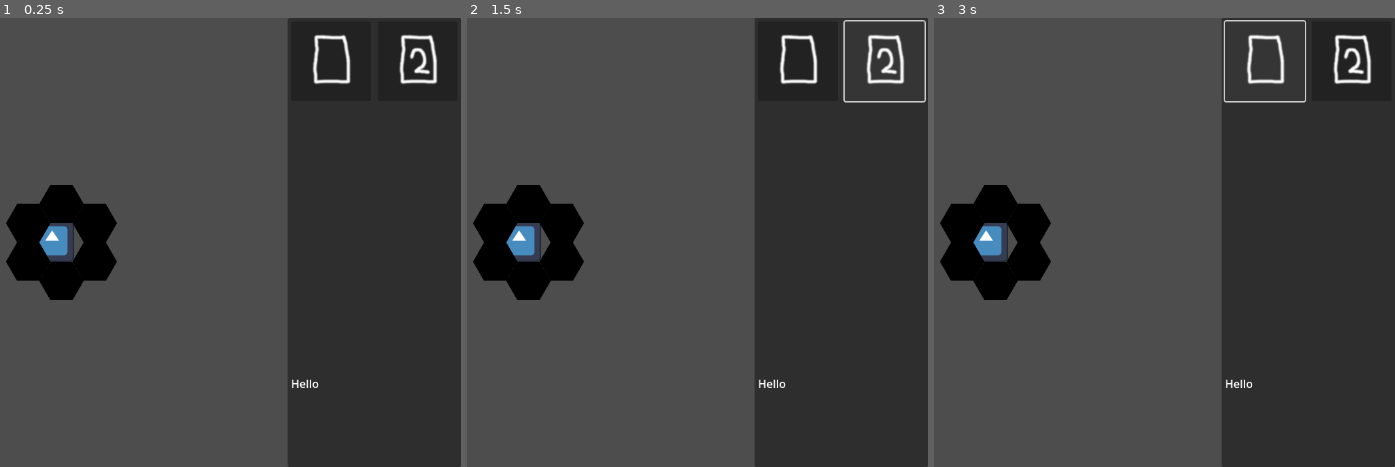
Above: before the commit, frames 1-3 (left to right).
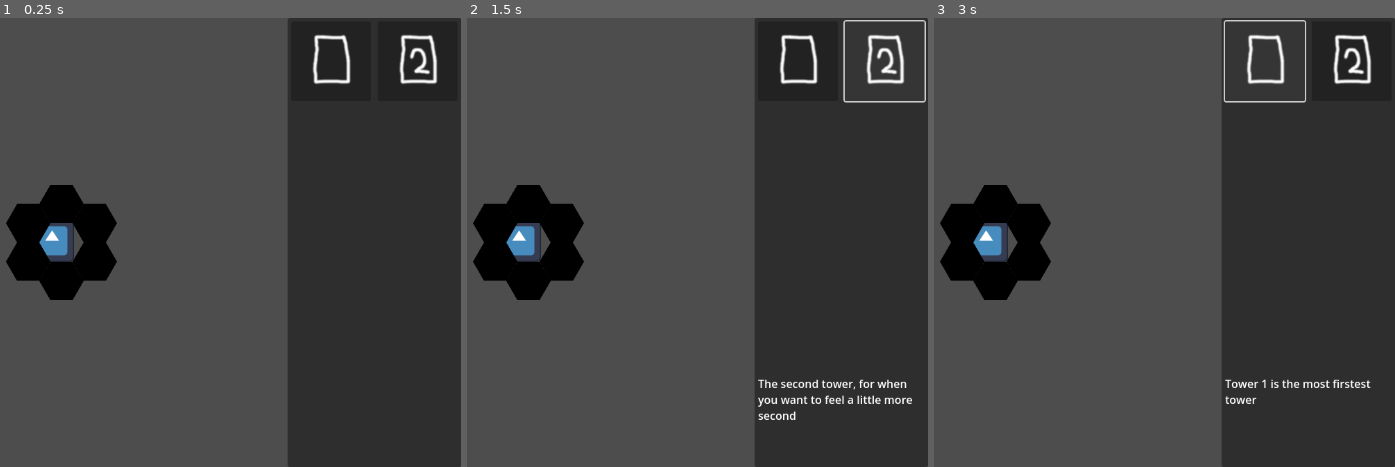
Above: after the commit, the same moments.

Repository: jm8/godotgamejam76
Game: Godot game, scene res://main.tscn
The game is run twice, just before and just after one commit, with the same random seed, the same clock (stepped at 60 frames per second) and the same inputs. The engine's default icon, where the game draws it, is replaced by a stand-in: a white triangle on a blue panel in a dark square.
Inputs (mouse positions are in pixels of both pictures, inside the frame that each line leads up to):
- Up to frame 1 (0.25 s): no input
- Up to frame 2 (1.5 s): click (798, 62) at 0.5 s; click (886, 62) at 1.27 s
- Up to frame 3 (3 s): click (1353, 62) at 2.02 s; click (1265, 62) at 2.75 s

The runs differ from the first frame. In frame 1, less than 0.1% of the frame differs, in the area x 63-70%, y 80-83%; in frame 2, 0.7%, in the area x 63-97%, y 80-90%; in frame 3, 0.4%.

Commit message:
temp (add buttons from the resournce)

Diff:
--- /dev/null
+++ b/create_tower_button.tscn
@@ -0,0 +1,6 @@
+[gd_scene format=3 uid="uid://vywf8dbo6se0"]
+
+[node name="Button" type="Button"]
+custom_minimum_size = Vector2(115, 115)
+tooltip_text = "Tower 1"
+expand_icon = true
--- a/main.tscn
+++ b/main.tscn
@@ -7,6 +7,9 @@
 [ext_resource type="Texture2D" uid="uid://dvcs5h7tamv1b" path="res://quantum_computer.png" id="3_6lchj"]
 [ext_resource type="Script" path="res://camera_2d.gd" id="5_otb3h"]
 [ext_resource type="PackedScene" uid="uid://bmaihwolwmxgh" path="res://ui.tscn" id="7_t056u"]
+[ext_resource type="Script" path="res://tower_type.gd" id="8_0yrp6"]
+[ext_resource type="Texture2D" uid="uid://dxmmtsy0sjag8" path="res://tower.png" id="9_j7mbn"]
+[ext_resource type="Texture2D" uid="uid://c8on2t3ono7jo" path="res://tower2.png" id="10_rnomm"]
 
 [sub_resource type="TileSetAtlasSource" id="TileSetAtlasSource_305xs"]
 texture = ExtResource("3_04l3s")
@@ -31,6 +34,18 @@
 sources/2 = SubResource("TileSetAtlasSource_bqilx")
 sources/0 = SubResource("TileSetAtlasSource_305xs")
 
+[sub_resource type="Resource" id="Resource_6flpy"]
+script = ExtResource("8_0yrp6")
+name = "Tower 1"
+description = "Tower 1 is the most firstest tower"
+texture = ExtResource("9_j7mbn")
+
+[sub_resource type="Resource" id="Resource_nrsnl"]
+script = ExtResource("8_0yrp6")
+name = "Tower 2"
+description = "The second tower, for when you want to feel a little more second"
+texture = ExtResource("10_rnomm")
+
 [node name="Node2D" type="Node2D"]
 script = ExtResource("1_d8iqm")
 
@@ -49,3 +64,4 @@
 script = ExtResource("5_otb3h")
 
 [node name="UI" parent="." instance=ExtResource("7_t056u")]
+tower_types = Array[ExtResource("8_0yrp6")]([SubResource("Resource_6flpy"), SubResource("Resource_nrsnl")])
--- a/ui.gd
+++ b/ui.gd
@@ -1,11 +1,30 @@
 extends Node2D
 
-@export var tower_types: Array[TowerType]
+@onready var buttons = %TowerButtonsContainer
+@onready var tower_description = %TowerDescription
+var CreateTowerButton = preload("res://create_tower_button.tscn")
 
-@onready var build_tower_buttons = $ScreenSpace/Control/MarginContainer/BuildTowerButtons
+func create_buttons():
+	for child in buttons.get_children():
+		child.queue_free()
+	for tower_type in tower_types:
+		var button: Button = CreateTowerButton.instantiate()
+		button.icon = tower_type.texture
+		button.tooltip_text = tower_type.name
+		buttons.add_child(button)
+		button.mouse_entered.connect(func():
+			tower_description.text = tower_type.description
+		)
+		button.pressed.connect(func():
+			print(tower_type.name)
+		)
+
+
+@export var tower_types: Array[TowerType]:
+	set(value):
+		tower_types = value
+		if buttons != null:
+			create_buttons()
 
 func _ready() -> void:
-	pass # Replace with function body.
-
-func _process(delta: float) -> void:
-	pass
+	create_buttons()
--- a/ui.tscn
+++ b/ui.tscn
@@ -1,9 +1,7 @@
-[gd_scene load_steps=5 format=3 uid="uid://bmaihwolwmxgh"]
+[gd_scene load_steps=3 format=3 uid="uid://bmaihwolwmxgh"]
 
 [ext_resource type="Script" path="res://ui.gd" id="1_7tofr"]
 [ext_resource type="Texture2D" uid="uid://dt5ltt81t63ue" path="res://hexoutline.png" id="1_jldmc"]
-[ext_resource type="Texture2D" uid="uid://dxmmtsy0sjag8" path="res://tower.png" id="2_33lhc"]
-[ext_resource type="Texture2D" uid="uid://c8on2t3ono7jo" path="res://tower2.png" id="3_0qdo3"]
 
 [node name="UI" type="Node2D"]
 script = ExtResource("1_7tofr")
@@ -34,7 +32,8 @@
 [node name="GridContainer1" type="VBoxContainer" parent="ScreenSpace/RightPanel/MarginContainer"]
 layout_mode = 2
 
-[node name="GridContainer2" type="GridContainer" parent="ScreenSpace/RightPanel/MarginContainer/GridContainer1"]
+[node name="TowerButtonsContainer" type="GridContainer" parent="ScreenSpace/RightPanel/MarginContainer/GridContainer1"]
+unique_name_in_owner = true
 layout_mode = 2
 size_flags_vertical = 3
 size_flags_stretch_ratio = 4.0
@@ -42,27 +41,12 @@
 theme_override_constants/v_separation = 10
 columns = 2
 
-[node name="Button" type="Button" parent="ScreenSpace/RightPanel/MarginContainer/GridContainer1/GridContainer2"]
-custom_minimum_size = Vector2(115, 115)
-layout_mode = 2
-tooltip_text = "Tower 1"
-icon = ExtResource("2_33lhc")
-expand_icon = true
-
-[node name="Button2" type="Button" parent="ScreenSpace/RightPanel/MarginContainer/GridContainer1/GridContainer2"]
-custom_minimum_size = Vector2(115, 115)
-layout_mode = 2
-tooltip_text = "Tower 2"
-icon = ExtResource("3_0qdo3")
-expand_icon = true
-
-[node name="RichTextLabel" type="RichTextLabel" parent="ScreenSpace/RightPanel/MarginContainer/GridContainer1"]
+[node name="TowerDescription" type="RichTextLabel" parent="ScreenSpace/RightPanel/MarginContainer/GridContainer1"]
+unique_name_in_owner = true
 layout_mode = 2
 size_flags_horizontal = 3
 size_flags_vertical = 3
 bbcode_enabled = true
-text = "Hello
-"
 
 [node name="SelectedHexagon" type="Sprite2D" parent="."]
 visible = false
Not shown: 1 places in main.tscn that only renumber resources
